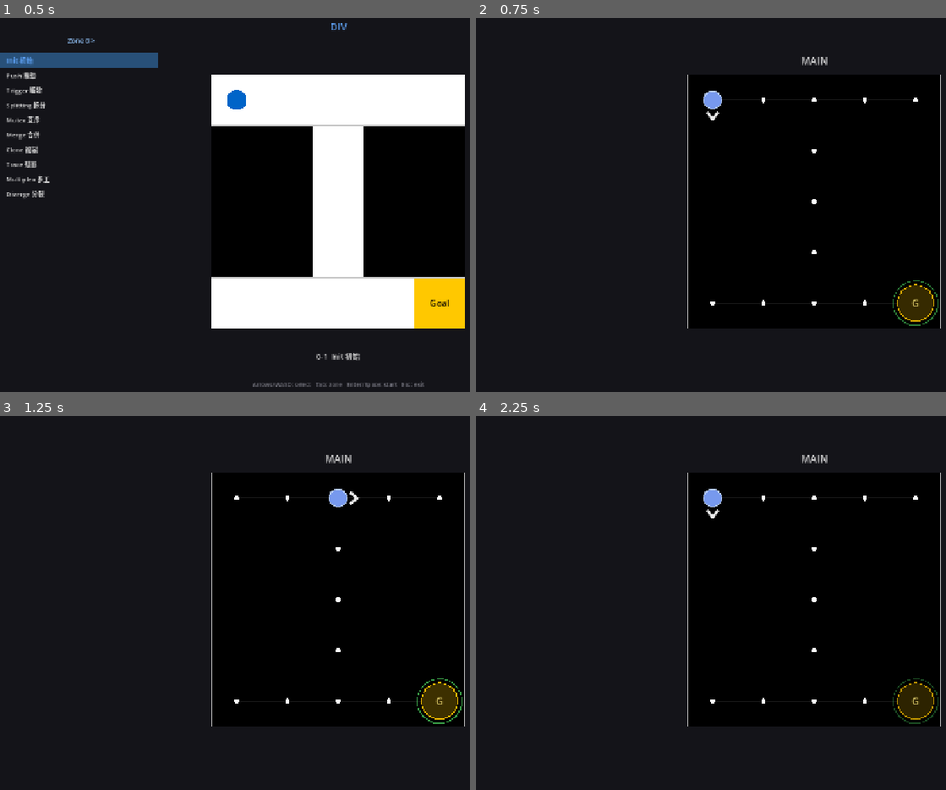
Above: before the commit, frames 1-4 (two rows, left to right).
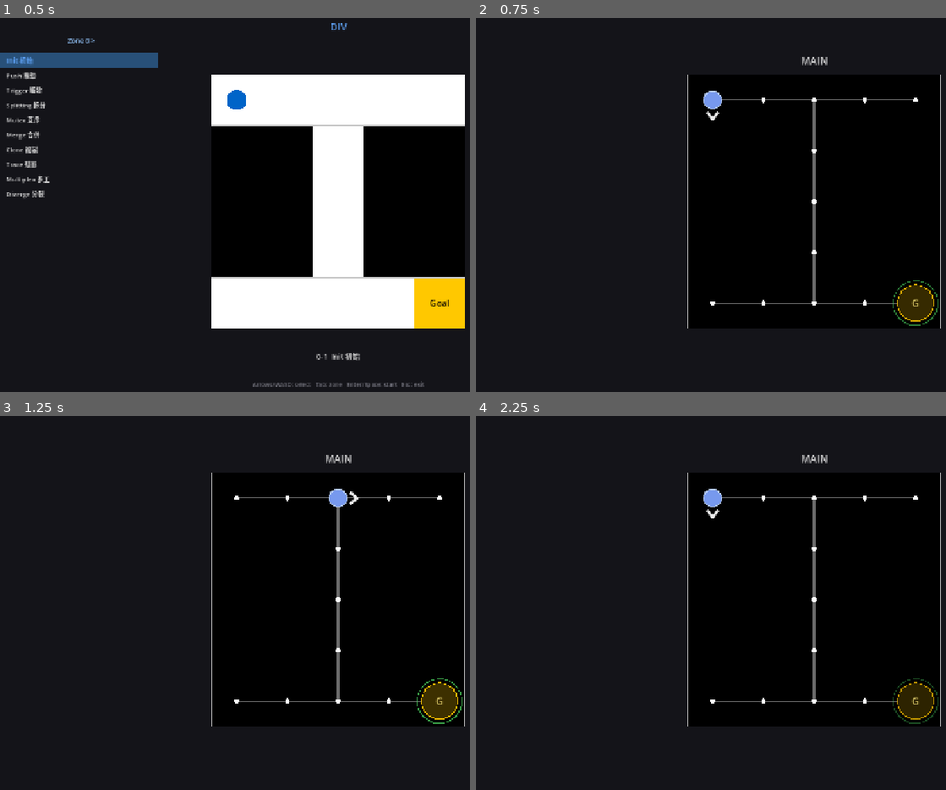
Above: after the commit, the same moments.

Repository: Periodev/DIV
Game: Godot game, scene res://scenes/main.tscn
The game is run twice, just before and just after one commit, with the same random seed, the same clock (stepped at 60 frames per second) and the same inputs.
Inputs:
- Up to frame 1 (0.5 s): no input
- Up to frame 2 (0.75 s): tap Enter at 0.5 s; hold D from 0.53 s (still down); tap R at 0.6 s
- Up to frame 3 (1.25 s): keep holding D; tap Space at 0.77 s; tap Z at 0.8 s
- Up to frame 4 (2.25 s): release D at 1.28 s; hold S 1.28-2.03 s; tap Z at 1.35 s; tap Space at 1.52, 2 s; tap R at 1.55, 2.1 s; hold D from 2.03 s (still down)

Frame 1 is identical in both runs. In frame 2, 0.5% of the frame differs, in the area x 50-93%, y 21-77%; in frame 3, 0.5%; in frame 4, 0.5%.

Commit message:
Refine drop-zone visuals and add contextual flash styles

Diff:
--- a/godot/scripts/GameController.gd
+++ b/godot/scripts/GameController.gd
@@ -57,6 +57,7 @@
 # Flash effect (NO_CARRY violation)
 var failed_action_pos:  Vector2i = Vector2i(-1, -1)
 var failed_action_time: float    = 0.0
+var failed_action_style: String  = "cell"
 
 # Falling animation (box → hole)
 var falling_boxes: Dictionary = {}  # {[uid, pos]: start_time}
@@ -87,6 +88,7 @@
 	input_log.clear()
 	failed_action_pos  = Vector2i(-1, -1)
 	failed_action_time = 0.0
+	failed_action_style = "cell"
 	falling_boxes.clear()
 	just_undid = false
 	_check_charge_pickup(main_branch)  # 初始站在充能格直接給 charge
@@ -138,6 +140,7 @@
 	falling_boxes.clear()
 	failed_action_pos  = Vector2i(-1, -1)
 	failed_action_time = 0.0
+	failed_action_style = "cell"
 	just_undid         = true
 
 	state_changed.emit()
@@ -264,6 +267,9 @@
 
 	if _has_player_on_ground_box_after_merge(merged):
 		return false
+	if not _merge_respects_storage_capacity(merged):
+		_trigger_flash(merged.get_player().pos)
+		return false
 
 	main_branch   = merged
 	sub_branch    = null
@@ -308,7 +314,9 @@
 	if union.size() > Physics.effective_capacity(focused):
 		return false
 	var merged := Timeline.merge_fetch(focused, other, union)
-	return not _has_player_on_ground_box_after_merge(merged)
+	if _has_player_on_ground_box_after_merge(merged):
+		return false
+	return _merge_respects_storage_capacity(merged)
 
 
 func can_normal_merge() -> bool:
@@ -317,7 +325,9 @@
 	var focused := get_active_branch()
 	var other   := sub_branch if current_focus == 0 else main_branch
 	var merged  := Timeline.merge_normal(focused, other)
-	return not _has_player_on_ground_box_after_merge(merged)
+	if _has_player_on_ground_box_after_merge(merged):
+		return false
+	return _merge_respects_storage_capacity(merged)
 
 
 func switch_focus() -> bool:
@@ -369,7 +379,7 @@
 	else:
 		# Flash if blocked by NO_CARRY
 		if is_holding and active.terrain.get(target_pos, Enums.TerrainType.FLOOR) == Enums.TerrainType.NO_CARRY:
-			_trigger_flash(target_pos)
+			_trigger_flash(active.get_player().pos, "player_square")
 		return false
 
 
@@ -389,7 +399,7 @@
 		if on_no_carry and active.get_held_items().is_empty():
 			var front_pos := player_pos + active.get_player().direction
 			if active.find_box_at(front_pos) != null:
-				_trigger_flash(player_pos)
+				_trigger_flash(player_pos, "player_circle")
 	return result
 
 
@@ -556,9 +566,16 @@
 # Internal helpers
 # ---------------------------------------------------------------------------
 
-func _trigger_flash(pos: Vector2i) -> void:
+func _trigger_flash(pos: Vector2i, style: String = "cell") -> void:
 	failed_action_pos  = pos
 	failed_action_time = Time.get_unix_time_from_system()
+	failed_action_style = style
+
+
+func _merge_respects_storage_capacity(branch: BranchState) -> bool:
+	var held_count: int = branch.get_held_items().size()
+	var cap: int = Physics.effective_capacity(branch, branch.get_player().pos)
+	return held_count <= cap
 
 
 func _log_input(ch: String) -> void:
--- a/godot/scripts/GameRenderer.gd
+++ b/godot/scripts/GameRenderer.gd
@@ -13,7 +13,8 @@
 const COLOR_BG      := Color(0.0, 0.0, 0.0)          # pure black
 
 @export_group("Connection Colors")
-@export var line_normal: Color = Color(1, 1, 1, 0.10)  # normal connection
+@export var line_normal: Color = Color(1, 1, 1, 0.42)  # normal connection
+@export var line_drop_zone: Color = Color(1, 1, 1, 0.42)  # kept for inspector compatibility
 @export var line_dashed: Color = Color(1, 1, 1, 0.20)  # filled-hole connection
 @export var line_broken: Color = Color(1, 1, 1, 0.18)  # hole broken segment
 @export var line_cross: Color = Color(0.78, 0.24, 0.24, 0.70) # hole X mark
@@ -56,6 +57,7 @@
 @export var title_margin_base: float = 22.0
 @export var border_w: float = 1.5
 @export var dash_scroll_speed: float = 28.0
+const DROP_ZONE_HOLE_RATIO := 0.80
 @export_group("Hole Animation")
 @export_enum("ExpandToHex:1", "FlashToHex:2") var hole_fill_anim_mode: int = 2
 @export_group("Hole Style")
@@ -142,7 +144,8 @@
 	# Background
 	draw_rect(Rect2(0, 0, gpx, gpx), _col(COLOR_BG, a))
 
-	# Terrain: connection lines then node markers
+	# Terrain: drop-field underlay -> connection lines -> node markers
+	_draw_no_carry_underlay(gs, eff, a)
 	_draw_connections(gs, eff, a)
 	_draw_nodes(gs, eff, a)
 
@@ -169,6 +172,26 @@
 # ---------------------------------------------------------------------------
 # Terrain - connection lines
 # ---------------------------------------------------------------------------
+
+func _draw_no_carry_underlay(gs: int, eff: float, a: float) -> void:
+	for y in gs:
+		for x in gs:
+			var pos := Vector2i(x, y)
+			var tt: int = _spec.state.terrain.get(pos, Enums.TerrainType.FLOOR)
+			if tt != Enums.TerrainType.NO_CARRY:
+				continue
+			var center: Vector2 = _grid_to_local_center(pos, eff)
+			_draw_drop_zone_frame(center, eff, a)
+
+
+func _draw_drop_zone_fill(center: Vector2, eff: float, a: float) -> void:
+	var half: float = eff * 0.5
+	var r := Rect2(center.x - half, center.y - half, half * 2.0, half * 2.0)
+	draw_rect(r, _col(Color(0.22, 0.22, 0.22, 0.82), a), true)
+
+
+func _draw_drop_zone_frame(center: Vector2, eff: float, a: float) -> void:
+	_draw_drop_zone_fill(center, eff, a)
 
 func _draw_connections(gs: int, eff: float, a: float) -> void:
 	for y in gs:
@@ -213,14 +236,21 @@
 		_draw_broken_segment(c_a, c_b, tt_a, tt_b, a_empty_hole, b_empty_hole, eff, a)
 		return
 
+	var conn_col: Color = _connection_line_color(tt_a, tt_b, a)
 	var clip_a: float = _connection_clip_radius(tt_a, eff)
 	var clip_b: float = _connection_clip_radius(tt_b, eff)
-	# Pass-through policy: filled holes and normal floor nodes should read as fully connected.
-	if a_filled_hole or tt_a == Enums.TerrainType.FLOOR:
+	# Pass-through policy: filled holes, normal floor, and NO_CARRY center stay connected.
+	if a_filled_hole or tt_a == Enums.TerrainType.FLOOR or tt_a == Enums.TerrainType.NO_CARRY:
 		clip_a = 0.0
-	if b_filled_hole or tt_b == Enums.TerrainType.FLOOR:
+	if b_filled_hole or tt_b == Enums.TerrainType.FLOOR or tt_b == Enums.TerrainType.NO_CARRY:
 		clip_b = 0.0
-	_draw_clipped_connection_line(c_a, c_b, clip_a, clip_b, _col(line_normal, a), 2.0)
+
+	_draw_clipped_connection_line(c_a, c_b, clip_a, clip_b, conn_col, 3.2)
+
+
+func _connection_line_color(tt_a: int, tt_b: int, a: float) -> Color:
+	# Unified route color for all segments (including DZ-related links).
+	return _col(line_normal, a)
 
 
 func _connection_clip_radius(tt: int, eff: float) -> float:
@@ -232,7 +262,7 @@
 			# Clip to the hollow switch diamond contour (same geometry as _draw_switch_node).
 			return maxf(0.0, _eff * nr_factor * node_scale * 1.5)
 		Enums.TerrainType.NO_CARRY:
-			return maxf(0.0, 7.0 * _cell_scale * node_scale)
+			return 0.0
 		Enums.TerrainType.BRANCH1, Enums.TerrainType.BRANCH2, \
 		Enums.TerrainType.BRANCH3, Enums.TerrainType.BRANCH4:
 			return maxf(0.0, 3.0 * _cell_scale * node_scale)
@@ -275,7 +305,7 @@
 		c_a: Vector2, c_b: Vector2,
 		tt_a: int, tt_b: int,
 		a_empty_hole: bool, b_empty_hole: bool, eff: float, a: float) -> void:
-	var col_white: Color = _col(line_normal, a)
+	var col_white: Color = _connection_line_color(tt_a, tt_b, a)
 	var col_red: Color   = _col(line_cross, a)
 	if a_empty_hole and not b_empty_hole:
 		_draw_break_wire(c_b, c_a, tt_b, col_white, col_red, eff)
@@ -346,10 +376,7 @@
 			_draw_switch_node(pos, center, NR, 2.0 * node_scale, a)
 
 		Enums.TerrainType.NO_CARRY:
-			_draw_glow(center, 20.0 * cell_scale * node_scale, Color(1, 0.55, 0.63), 0.20 * a)
-			draw_circle(center, 7.0 * cell_scale * node_scale, _col(Color(1, 0.55, 0.63, 0.70), a))
-			draw_arc(center, 7.0 * cell_scale * node_scale, 0, TAU, 16,
-					_col(Color(1, 0.63, 0.71, 0.50), a), 1.0)
+			draw_circle(center, 3.8 * node_scale, _col(Color(1, 1, 1, 1.0), a))
 
 		Enums.TerrainType.BRANCH1, Enums.TerrainType.BRANCH2, \
 		Enums.TerrainType.BRANCH3, Enums.TerrainType.BRANCH4:
@@ -856,9 +883,21 @@
 	var held_items: Array[int] = _spec.state.get_held_items()
 	var held_uid: int     = held_items[0] if not held_items.is_empty() else -1
 	var font_size: int    = int(14.0 * cell_scale * entity_scale)
-
-	if held_uid != -1:
-		# Holding: draw as a diamond in the held box's colour
+	# On NO_CARRY tile the player loses carry ability — render hollow to signal this.
+	var on_drop_zone: bool = \
+		_spec.state.terrain.get(player.pos, Enums.TerrainType.FLOOR) == Enums.TerrainType.NO_CARRY
+
+	if on_drop_zone:
+		# DZ state: keep original blue style, but with a true hollow center.
+		var hole_r: float = PR * DROP_ZONE_HOLE_RATIO
+		var mid_r: float = (PR + hole_r) * 0.5
+		var band_w: float = maxf(1.6, PR - hole_r)
+		draw_arc(center, mid_r, 0.0, TAU, 28,
+				_col(Color(0.467, 0.600, 0.933, 1.0), a), band_w, true)
+		draw_arc(center, PR, 0, TAU, 24,
+				_col(Color(0.78, 0.86, 1.0, 0.75), a), 2.0)
+	elif held_uid != -1:
+		# Holding: filled diamond in held box's colour
 		var uid_color: Color = box_colors[(held_uid - 1) % 5]
 		var uc: Color = uid_color
 		uc.a = a
@@ -1308,13 +1347,25 @@
 # ---------------------------------------------------------------------------
 
 func _draw_flash(eff: float, a: float) -> void:
-	var rect := Rect2(
-		_spec.flash_pos.x * eff,
-		_spec.flash_pos.y * eff,
-		eff, eff)
-	var col  := COLOR_FLASH
-	col.a     = _spec.flash_intensity * a
-	draw_rect(rect, col)
+	var center: Vector2 = _grid_to_local_center(_spec.flash_pos, eff)
+	var alpha_k: float = _spec.flash_intensity * a
+	var col := COLOR_FLASH
+	col.a = alpha_k
+	match _spec.flash_style:
+		"player_circle":
+			var pr: float = _nr * 0.68
+			draw_circle(center, pr, Color(col.r, col.g, col.b, 0.30 * alpha_k))
+			draw_arc(center, pr, 0.0, TAU, 24, Color(col.r, col.g, col.b, 0.95 * alpha_k), 2.4, true)
+		"player_square":
+			var nr: float = _nr
+			_draw_diamond(center, nr, Color(col.r, col.g, col.b, 0.32 * alpha_k), true)
+			_draw_diamond(center, nr, Color(col.r, col.g, col.b, 0.95 * alpha_k), false, 2.4)
+		_:
+			var rect := Rect2(
+				_spec.flash_pos.x * eff,
+				_spec.flash_pos.y * eff,
+				eff, eff)
+			draw_rect(rect, col)
 
 
 func _draw_border(gpx: float, a: float) -> void:
--- a/godot/scripts/PresentationModel.gd
+++ b/godot/scripts/PresentationModel.gd
@@ -42,6 +42,7 @@
 	var animation_frame:        int         = 0
 	var flash_pos:              Vector2i    = Vector2i(-1, -1)
 	var flash_intensity:        float       = 0.0
+	var flash_style:            String      = "cell"
 	var falling_progress:       Dictionary  = {}
 	# Adaptive hint flags (mirrors render_arc high-level behavior)
 	var branch_hint_active:     bool        = false
@@ -128,11 +129,13 @@
 	# Flash effect
 	var flash_pos := Vector2i(-1, -1)
 	var flash_int := 0.0
+	var flash_style := "cell"
 	if controller.failed_action_pos != Vector2i(-1, -1):
 		var elapsed := Time.get_unix_time_from_system() - controller.failed_action_time
 		if elapsed < 0.3:
 			flash_int = 1.0 - elapsed / 0.3
 			flash_pos = controller.failed_action_pos
+			flash_style = controller.failed_action_style
 
 	# Falling boxes: progress driven by GameScene Tweens.
 	# Split mode must isolate animations per branch to avoid cross-panel bleed.
@@ -194,6 +197,7 @@
 		goal_glow, animation_frame,
 		flash_pos if (focus == 0) else Vector2i(-1, -1),
 		flash_int if (focus == 0) else 0.0,
+		flash_style if (focus == 0) else "cell",
 		falling_main,
 		branch_hint_active if (focus == 0) else false,
 		show_merge_preview_hint,
@@ -216,6 +220,7 @@
 			goal_glow, animation_frame,
 			flash_pos if (focus == 1) else Vector2i(-1, -1),
 			flash_int if (focus == 1) else 0.0,
+			flash_style if (focus == 1) else "cell",
 			falling_sub,
 			branch_hint_active if (focus == 1) else false,
 			show_merge_preview_hint,
@@ -245,6 +250,7 @@
 		p_anim:       int,
 		p_flash:      Vector2i,
 		p_flash_i:    float,
+		p_flash_style: String,
 		p_falling:    Dictionary,
 		p_branch_hint_active: bool,
 		p_show_merge_preview_hint: bool,
@@ -272,6 +278,7 @@
 	s.animation_frame        = p_anim
 	s.flash_pos              = p_flash
 	s.flash_intensity        = p_flash_i
+	s.flash_style            = p_flash_style
 	s.falling_progress       = p_falling
 	s.branch_hint_active     = p_branch_hint_active
 	s.show_merge_preview_hint = p_show_merge_preview_hint
